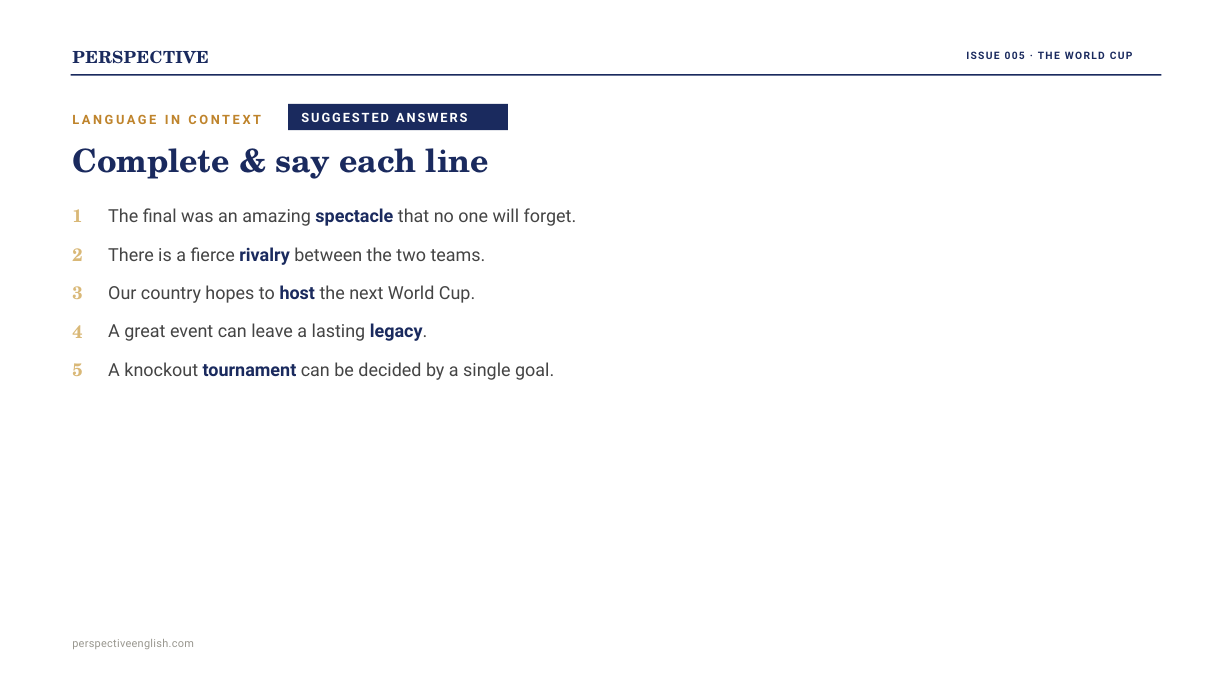
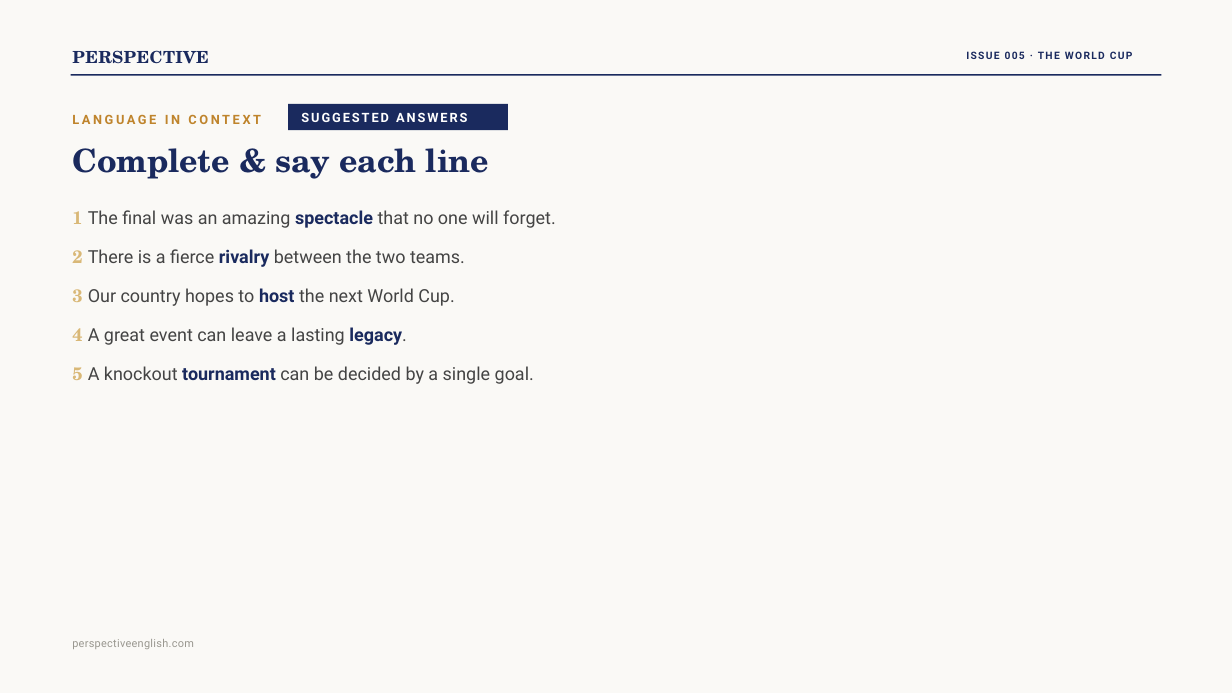
Before and after one commit to Swinka85/perspective-english, a slide deck: slide 13 of downloads/issue005-ppt.pptx. Drawn at 1232x693 pixels with LibreOffice and Linux fonts; fonts in the diff are those of the drawing. Boxes give left, top, right and bottom in pixels: in the first picture for what was removed or moved away, otherwise in the second. Text is boxed around its words. In the diff, an @@ line names an element or a change of style, - is before the commit and + after.

```diff
--- a/downloads/issue005-ppt.pptx
+++ b/downloads/issue005-ppt.pptx
@@ background #FFFFFF to #FAF9F6 @@
@@ text removed at bbox=[72, 209, 82, 222] @@
-1
@@ text at bbox=[72, 210, 556, 228]: text changed @@
-The final was an amazing spectacle that no one will forget.
+1 The final was an amazing spectacle that no one will forget.
@@ text at bbox=[72, 249, 465, 267]: text changed @@
-There is a fierce rivalry between the two teams.
+2 There is a fierce rivalry between the two teams.
@@ text removed at bbox=[72, 248, 82, 261] @@
-2
@@ text at bbox=[72, 288, 454, 306]: text changed @@
-Our country hopes to host the next World Cup.
+3 Our country hopes to host the next World Cup.
@@ text removed at bbox=[72, 286, 82, 299] @@
-3
@@ text at bbox=[72, 327, 406, 345]: text changed @@
-A great event can leave a lasting legacy.
+4 A great event can leave a lasting legacy.
@@ text removed at bbox=[72, 325, 82, 338] @@
-4
@@ text at bbox=[72, 366, 534, 384]: text changed @@
-A knockout tournament can be decided by a single goal.
+5 A knockout tournament can be decided by a single goal.
@@ text removed at bbox=[72, 363, 82, 376] @@
-5
```
Also in this commit, not shown: 14 other slides changed, 5 other files.
